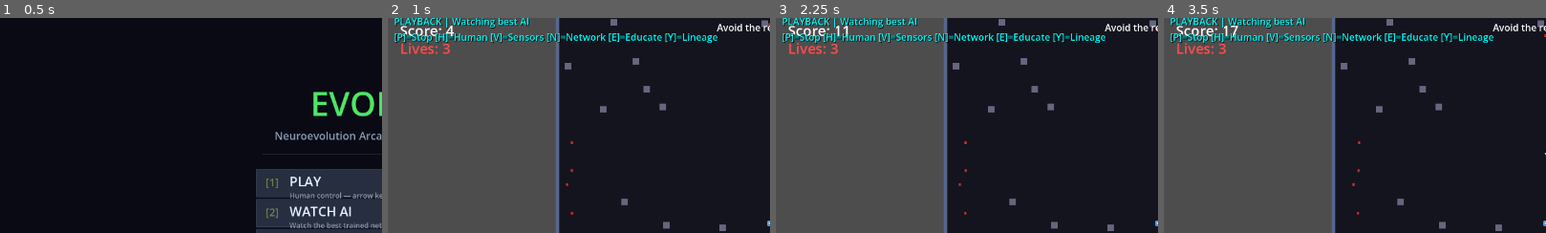
Above: before the commit, frames 1-4 (left to right).
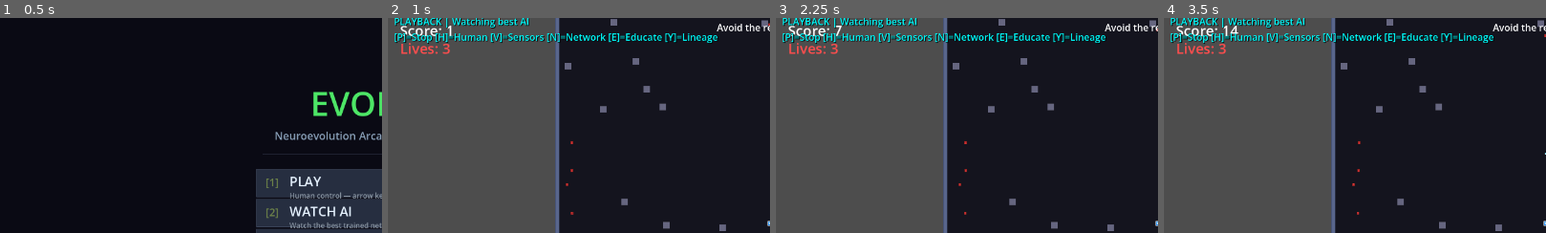
Above: after the commit, the same moments.

Repository: aryavolkan/evolve
Game: Godot game, scene res://main.tscn
Two runs of this game, one before a commit and one after it. Both use one fixed random seed, a clock stepped at 60 frames per second and the inputs below.
Inputs (mouse positions are % of the whole screen's width and height, from its top left):
- Up to frame 1 (0.5 s): no input
- Up to frame 2 (1 s): tap Enter (ui_accept) at 0.5, 0.77 s; hold D (shoot_right) from 0.53 s (still down); tap 0 at 0.6 s; click (50, 50) at 0.67 s
- Up to frame 3 (2.25 s): tap Enter (ui_accept) at 1.25, 1.52 s; move the mouse to (30, 55) at 1.27 s; release D (shoot_right) at 1.28 s; hold S (shoot_down) 1.28-2.03 s; tap 1 at 1.35 s; move the mouse to (60, 28) at 2.02 s; hold D (shoot_right) from 2.03 s (still down); tap 2 at 2.1 s
- Up to frame 4 (3.5 s): move the mouse to (45, 70) at 2.77 s; release D (shoot_right) at 2.78 s; hold W (shoot_up) from 2.78 s (still down); tap 3 at 2.85 s; click (45, 70) at 2.92 s; tap Enter (ui_accept) at 3.02 s
The pictures show only the part of the screen within x 0-50%, y 2-52%; the shares and areas given below are measured in that part.

Frame 1 is identical in both runs. In frame 2, less than 0.1% of the frame differs, in the area x 15-18%, y 3-9%; in frame 3, less than 0.1%, in the area x 15-19%, y 3-9%; in frame 4, less than 0.1%.

Commit message:
fix: guard game loop and player_hit behind game_started flag
_process runs with PROCESS_MODE_ALWAYS, so the gameplay loop
(scoring, spawning, hits) was executing while title screen was
visible. Now early-returns if game_started is false. Also guards
_on_player_hit to prevent hits before game starts.

Diff:
--- a/main.gd
+++ b/main.gd
@@ -529,6 +529,9 @@
 			if best_id >= 0:
 				phylogenetic_tree.set_lineage_data(training_manager.lineage_tracker, best_id)
 
+	if not game_started:
+		return
+
 	if game_over:
 		if Input.is_action_just_pressed("ui_cancel"):
 			get_tree().paused = false
@@ -673,6 +676,8 @@
 	lives_label.text = "Lives: %d" % lives
 
 func _on_player_hit() -> void:
+	if not game_started or game_over:
+		return
 	lives -= 1
 	update_lives_display()
 
